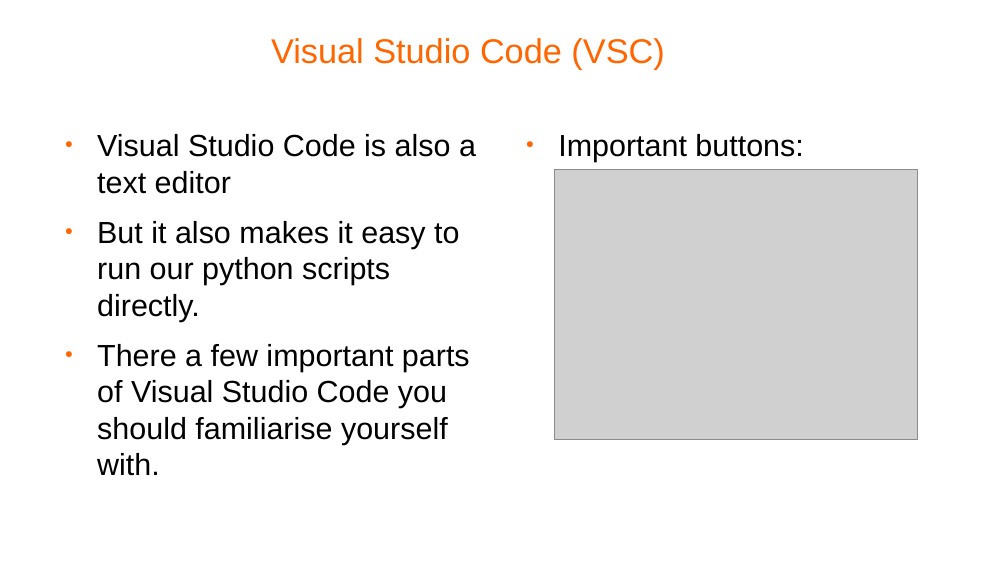
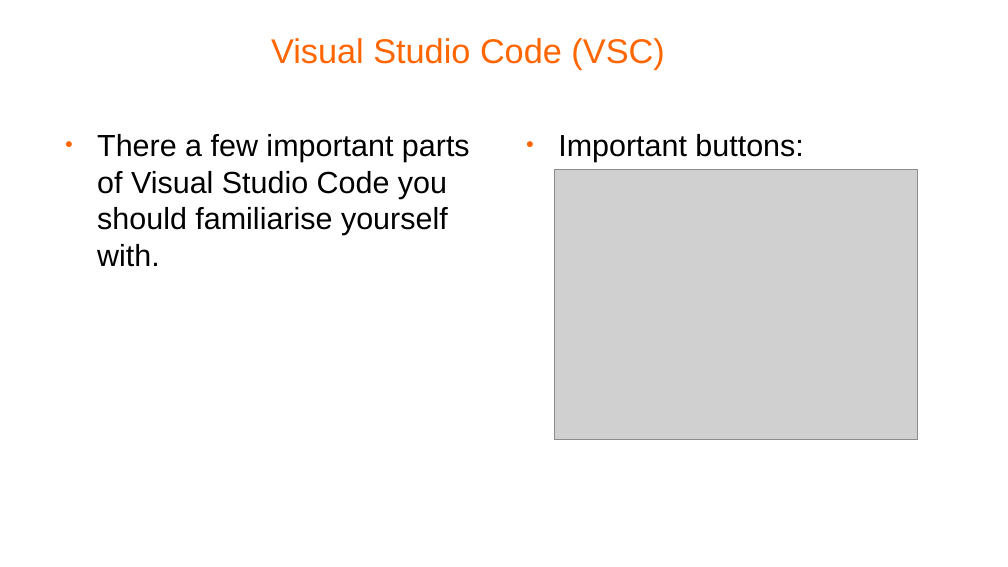
Before and after one commit to pellcorp/coding, a slide deck: slide 2 of docs/python-coding-vsc.odp. Drawn at 1008x567 pixels with LibreOffice and Linux fonts; fonts in the diff are those of the drawing; grey boxes stand for pictures; background and template pictures are left out. Boxes give left, top, right and bottom in pixels: in the first picture for what was removed or moved away, otherwise in the second. Text is boxed around its words. In the diff, an @@ line names an element or a change of style, - is before the commit and + after.

```diff
--- a/docs/python-coding-vsc.odp
+++ b/docs/python-coding-vsc.odp
@@ text at bbox=[97, 134, 476, 322]: paragraphs removed @@
-● Visual Studio Code is also a text editor
-● But it also makes it easy to run our python scripts directly.
```
Also in this commit, not shown: 1 slide added, 1 slide removed, 1 other file.
